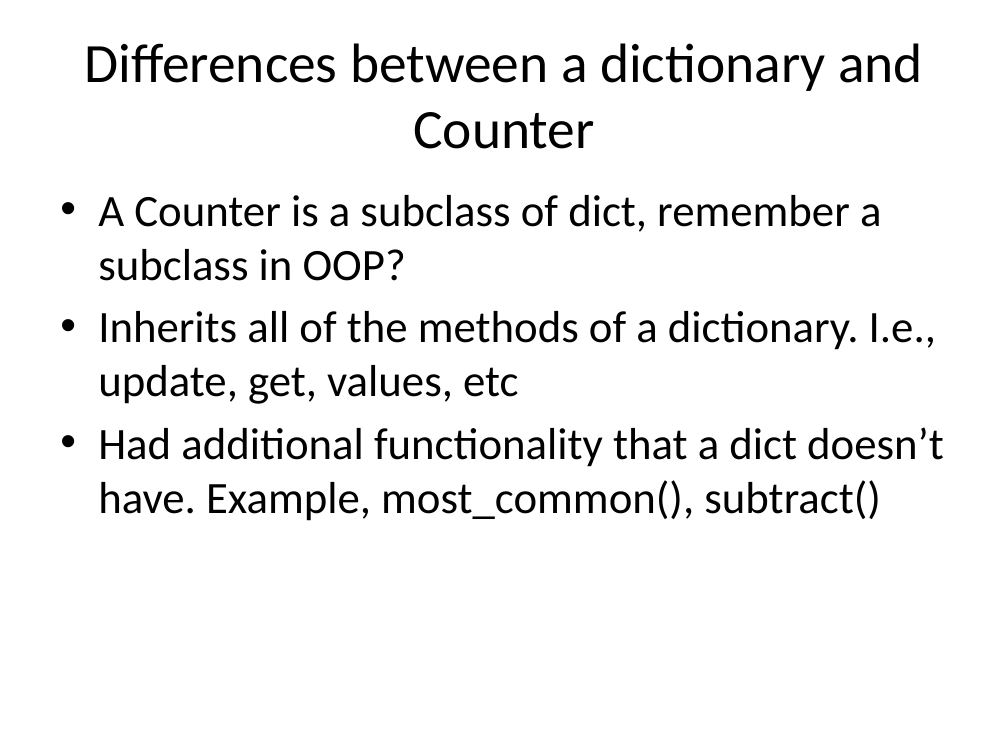
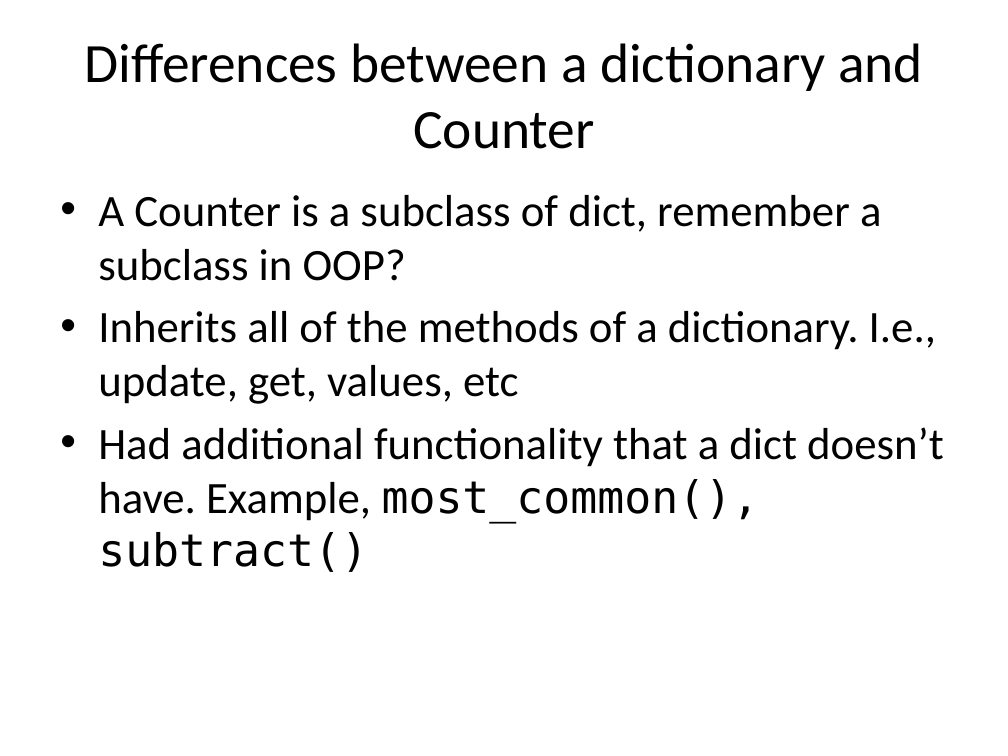
Before and after one commit to purcellconsult/python-mastery-crashcourse-one, a slide deck: slide 9 of slide_decks/02_collections_in_python.pptx. Drawn at 1008x756 pixels with LibreOffice and Linux fonts; fonts in the diff are those of the drawing. Boxes give left, top, right and bottom in pixels: in the first picture for what was removed or moved away, otherwise in the second. Text is boxed around its words. In the diff, an @@ line names an element or a change of style, - is before the commit and + after.

```diff
--- a/slide_decks/02_collections_in_python.pptx
+++ b/slide_decks/02_collections_in_python.pptx
@@ text at bbox=[98, 427, 944, 572]: font Calibri to DejaVu Sans Mono in "most_common(), subtract()" @@
```
Also in this commit, not shown: 1 other slide changed.
